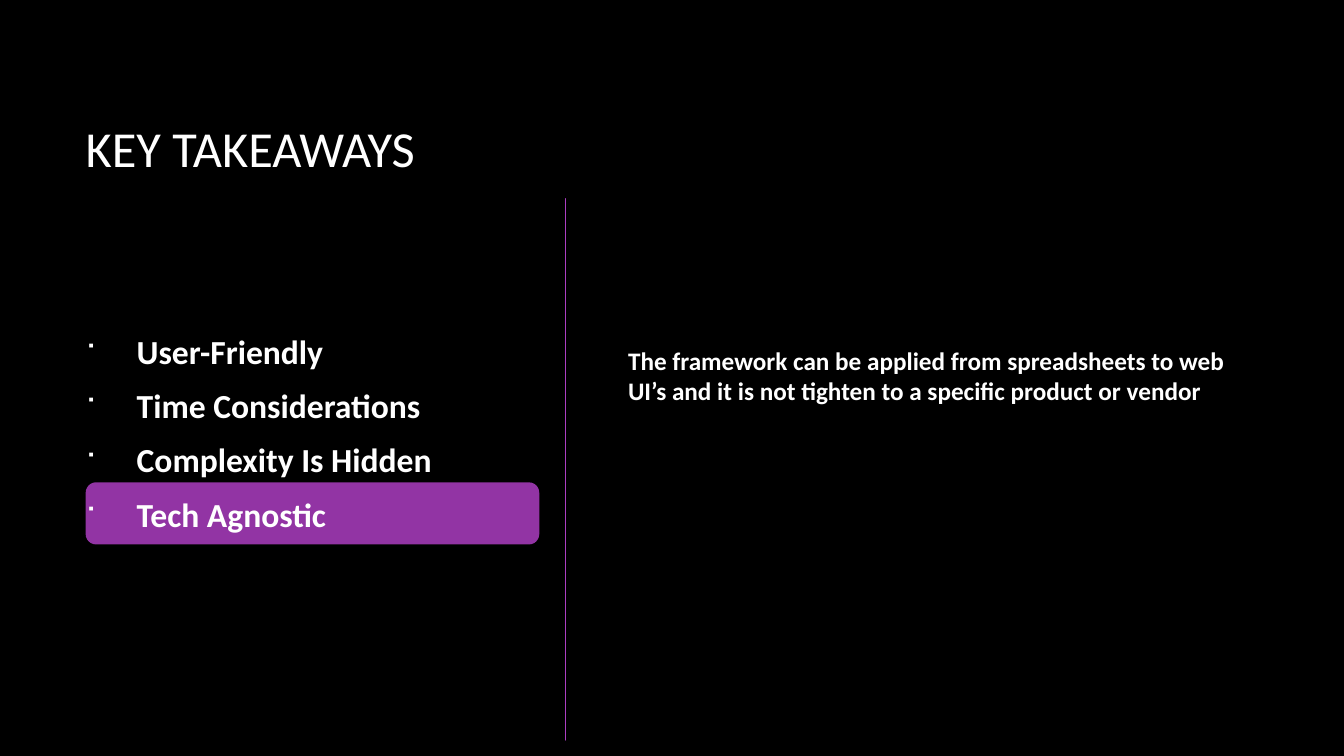
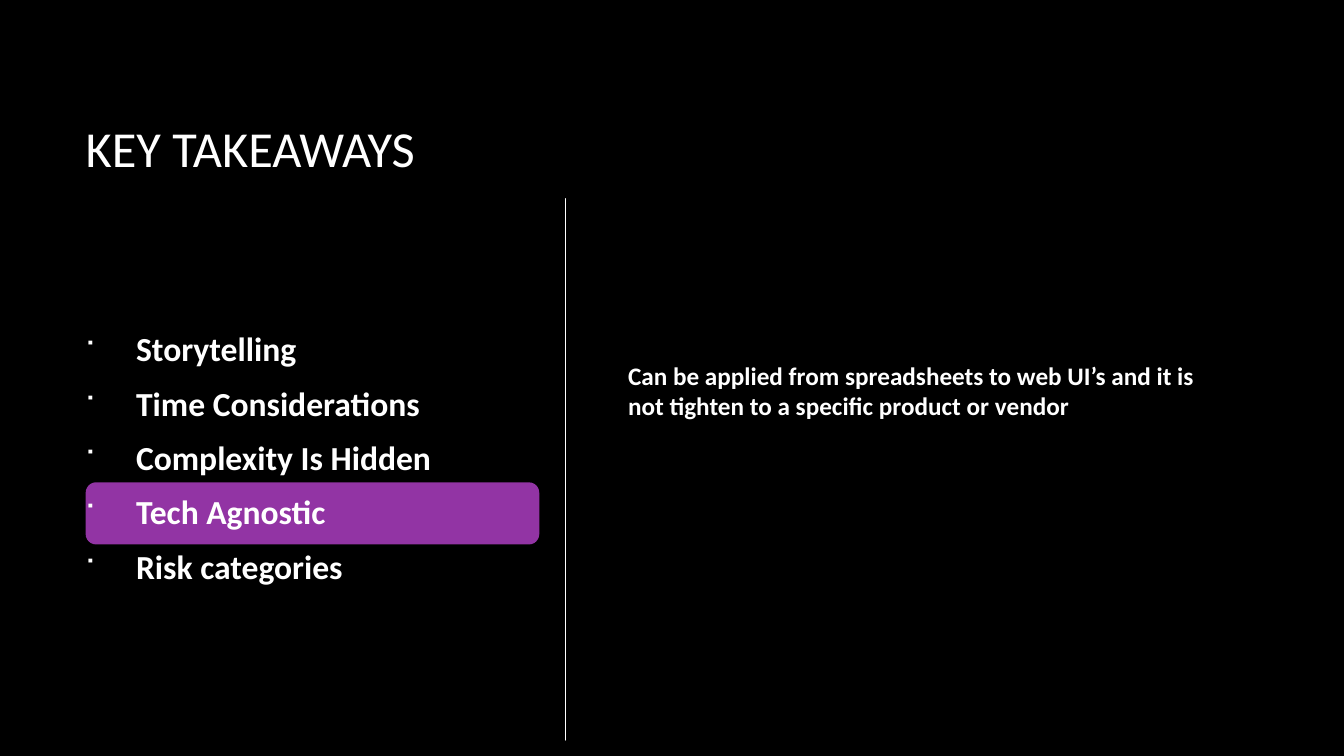
Before and after one commit to misge-dotcom/LSZ_2025, a slide deck: slide 14 of Cyber Risk from Theory to Practice LSZ2025.pptx. Drawn at 1344x756 pixels with LibreOffice and Linux fonts; fonts in the diff are those of the drawing; background and template pictures are left out. Boxes give left, top, right and bottom in pixels: in the first picture for what was removed or moved away, otherwise in the second. Text is boxed around its words. In the diff, an @@ line names an element or a change of style, - is before the commit and + after.

```diff
--- a/Cyber Risk from Theory to Practice LSZ2025.pptx
+++ b/Cyber Risk from Theory to Practice LSZ2025.pptx
@@ line (566, 199) - (566, 740): stroke #AC3EC1 0.75 pt to #FFFFFF 0.75 pt @@
@@ text at [136,337,296,367]: text changed @@
- User-Friendly
+ Storytelling
@@ text at [628,366,1193,420]: text changed @@
-The framework can be applied from spreadsheets to web UI’s and it is not tighten to a specific product or vendor
+Can be applied from spreadsheets to web UI’s and it is not tighten to a specific product or vendor
@@ text at [136,555,342,585]: paragraph added @@
+ Risk categories
```
Also in this commit, not shown: 8 other slides changed, 6 slides added, 5 slides removed.
